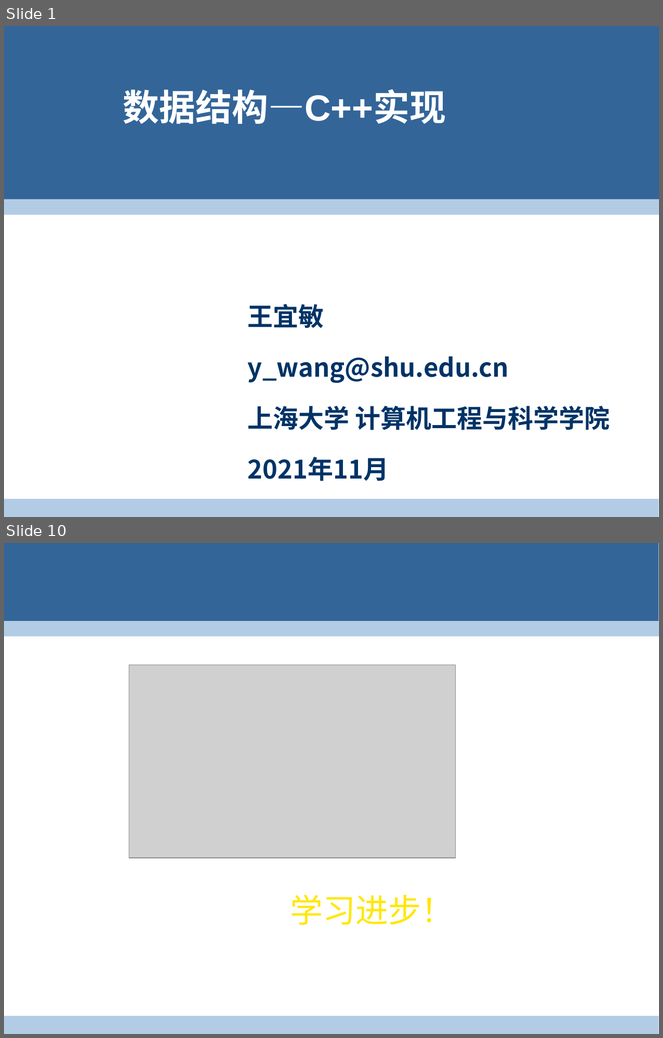
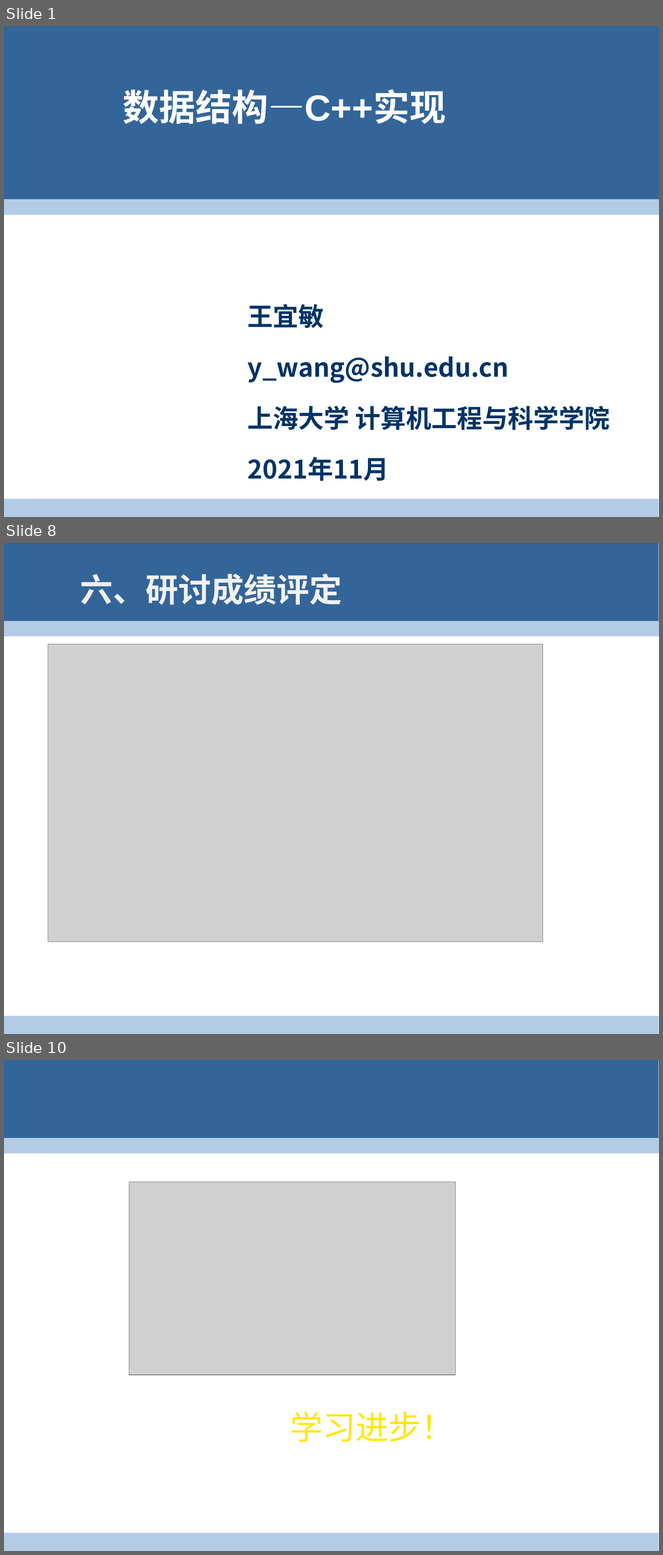
Before and after one commit to 2manifold/2manifold.github.io, a slide deck: lecture/0.pptx. Shown one above the other, each under a label of ours: slides 1 and 10 before the commit, slides 1, 8 and 10 after it; the slides between them are not shown. The pictures are 663x1038 and 663x1555 pixels, drawn with LibreOffice and Linux fonts; fonts in the diff are those of the drawing; grey boxes stand for pictures; background and template pictures are left out. Boxes give left, top, right and bottom in pixels: in the first picture for what was removed or moved away, otherwise in the second. Text is boxed around its words. In the diff, an @@ line names an element or a change of style, - is before the commit and + after.

```diff
--- a/lecture/0.pptx
+++ b/lecture/0.pptx
@@ slide 8 added at (4, 543, 659, 1034), background #FFFFFF; not listed: 3 template elements that a slide beside it also shows @@
@@ title added at (80, 574, 342, 605), 36 pt, text #F2F2F2, bold @@
+六、研讨成绩评定
@@ picture added at (48, 644, 543, 943) @@
```
Also in this commit, not shown: 5 slides changed, 2 other slides added, 3 slides removed, 2 other files.
